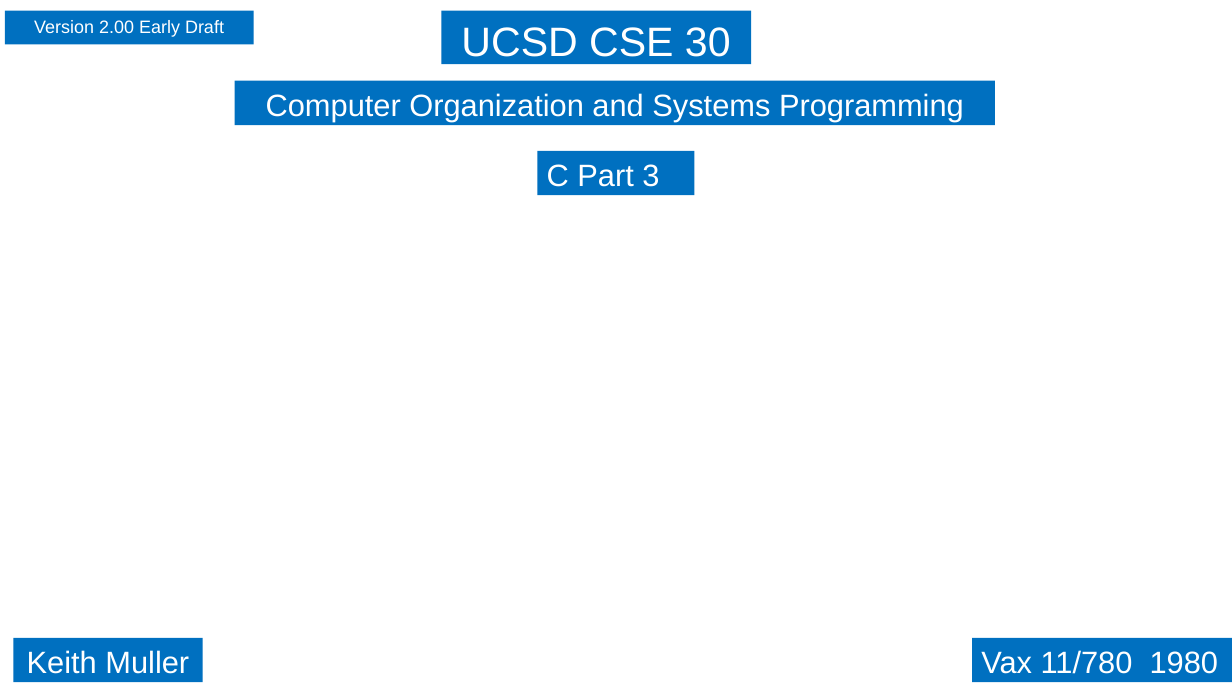
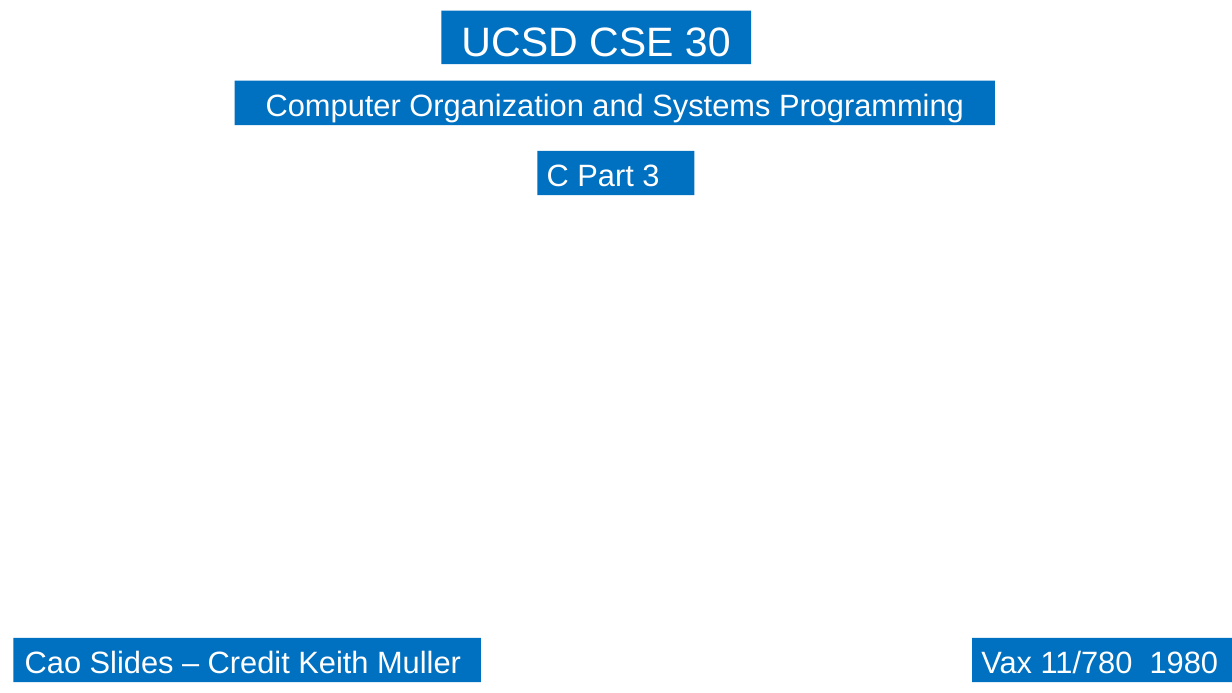
Before and after one commit to cse30-sp24/Cao-slides, a slide deck: slide 1 of 03-C-Part3.pptx. Drawn at 1232x693 pixels with LibreOffice and Linux fonts; fonts in the diff are those of the drawing; background and template pictures are left out. Boxes give left, top, right and bottom in pixels: in the first picture for what was removed or moved away, otherwise in the second. Text is boxed around its words. In the diff, an @@ line names an element or a change of style, - is before the commit and + after.

```diff
--- a/03-C-Part3.pptx
+++ b/03-C-Part3.pptx
@@ rectangle removed at [5, 11, 253, 44] @@
-Version 2.00 Early Draft
@@ rectangle "Cao Slides – Credit Keith ...": place and size @@
-rectangle "Cao Slides – Credit Keith ..." at [13, 638, 202, 682]
+rectangle "Cao Slides – Credit Keith ..." at [13, 638, 481, 682]
@@ text in rectangle at [25, 650, 461, 674]: text changed @@
-Keith Muller
+Cao Slides – Credit Keith Muller
```
Also in this commit, not shown: 3 other slides changed, 2 other files.
